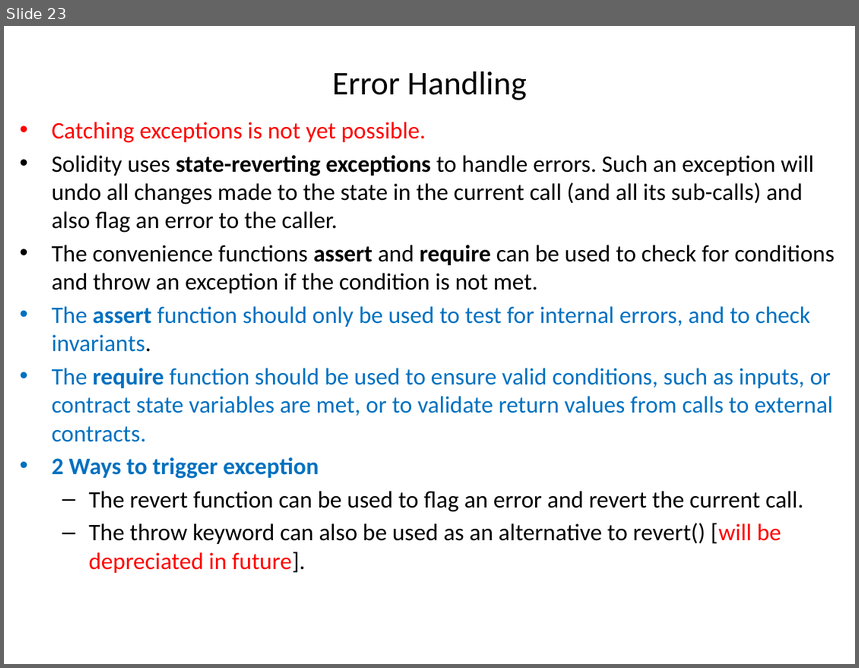
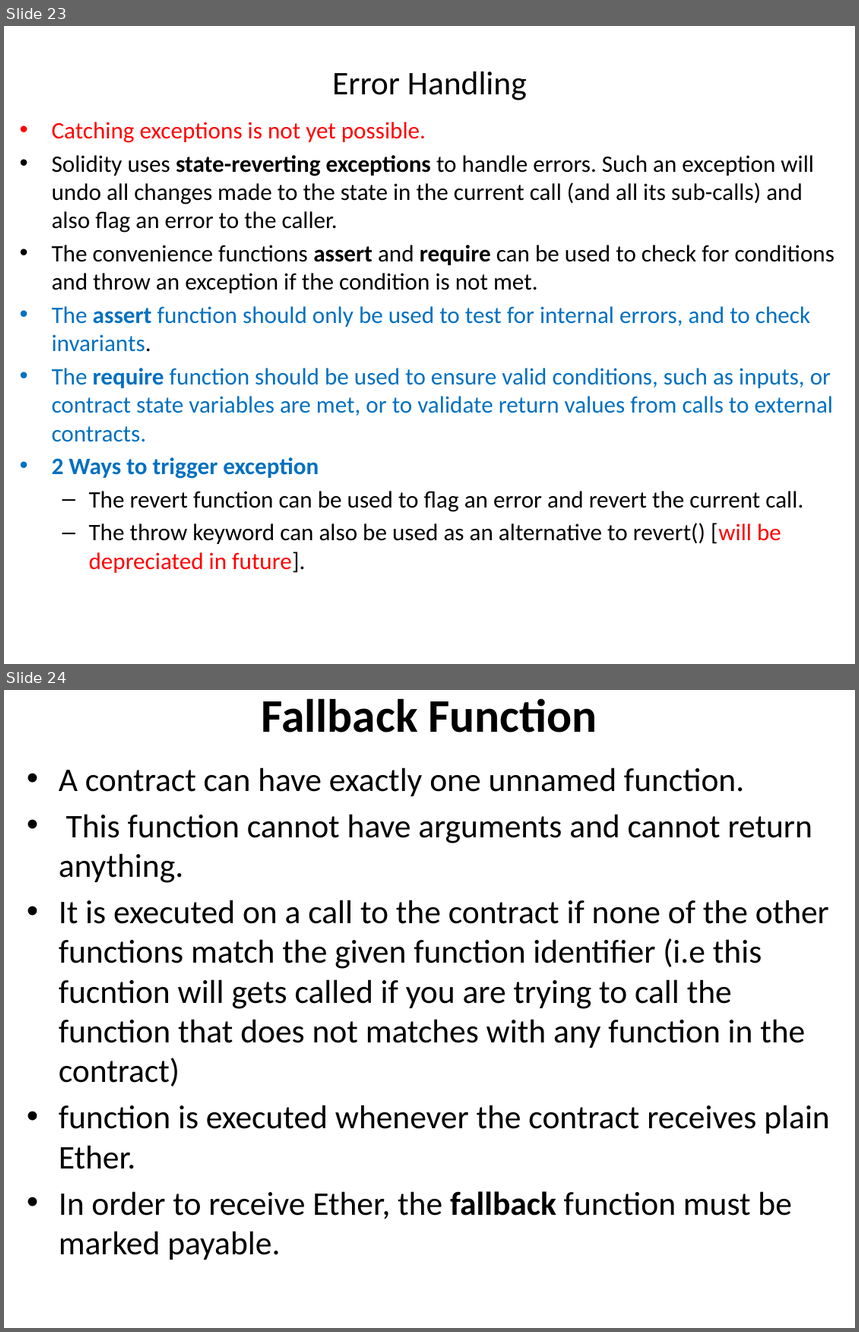
Before and after one commit to Vishwas1/blockchain-vault, a slide deck: docs/mydocs/SoliditySimplified.pptx. Shown one above the other, each under a label of ours: slide 23 before the commit, slides 23 and 24 after it. The pictures are 859x668 and 859x1332 pixels, drawn with LibreOffice and Linux fonts; fonts in the diff are those of the drawing. Boxes give left, top, right and bottom in pixels: in the first picture for what was removed or moved away, otherwise in the second. Text is boxed around its words. In the diff, an @@ line names an element or a change of style, - is before the commit and + after.

```diff
--- a/docs/mydocs/SoliditySimplified.pptx
+++ b/docs/mydocs/SoliditySimplified.pptx
@@ slide 24 added at bbox=[4, 690, 855, 1328], background #FFFFFF @@
@@ title added at bbox=[262, 698, 598, 733], 39.6 pt, text #000000, bold @@
+Fallback Function
@@ text added at bbox=[59, 768, 830, 1260], 28 pt, text #000000 @@
+• A contract can have exactly one unnamed function.
+• This function cannot have arguments and cannot return anything.
+• It is executed on a call to the contract if none of the other functions match the given function identifier (i.e this fucntion will gets called if you are trying to call the function that does not matches with any function in the contract)
+• function is executed whenever the contract receives plain Ether.
+• In order to receive Ether, the fallback function must be marked payable.
```
Also in this commit, not shown: 6 other files.
